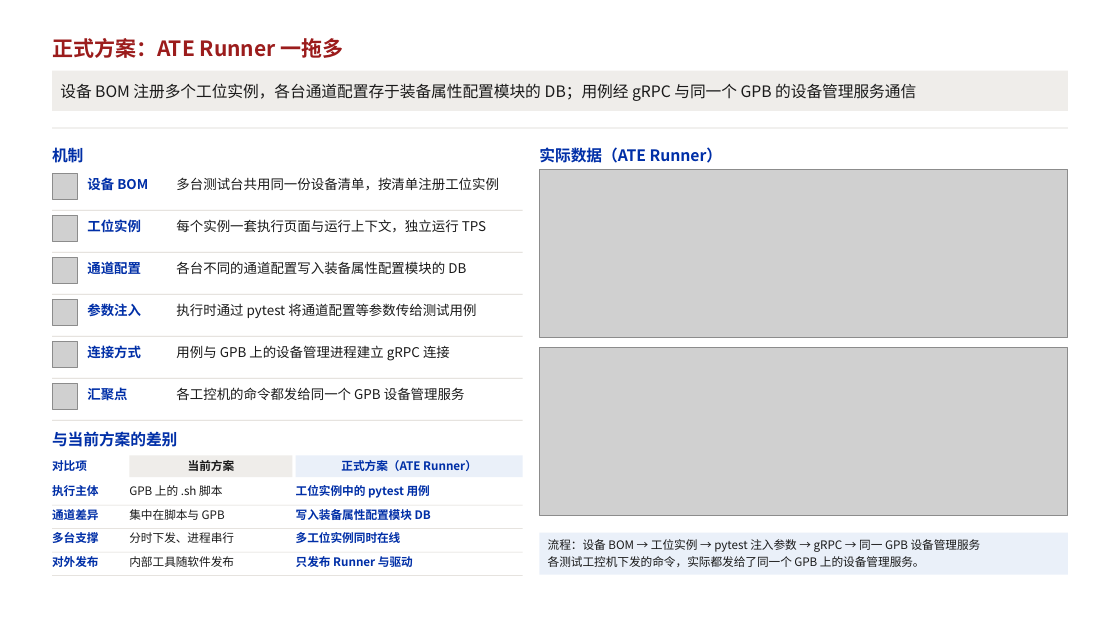
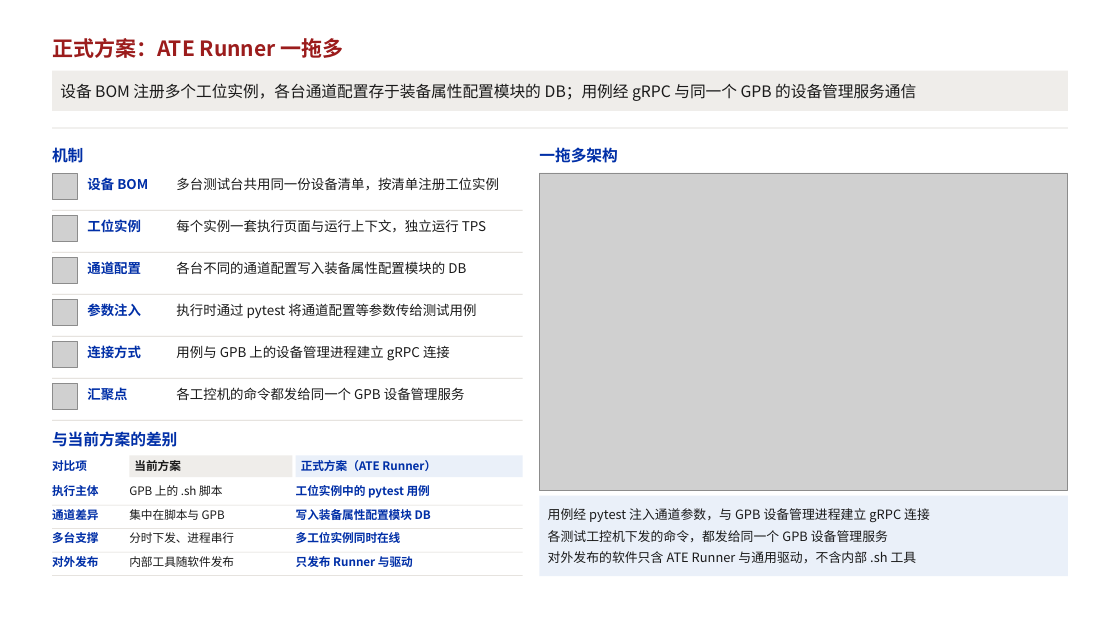
Before and after one commit to KenerlMage/ATEDemo, a slide deck: slide 2 of docs/一拖多设计.pptx. Drawn at 1120x630 pixels with LibreOffice and Linux fonts; fonts in the diff are those of the drawing; grey boxes stand for pictures. Boxes give left, top, right and bottom in pixels: in the first picture for what was removed or moved away, otherwise in the second. Text is boxed around its words. In the diff, an @@ line names an element or a change of style, - is before the commit and + after.

```diff
--- a/docs/一拖多设计.pptx
+++ b/docs/一拖多设计.pptx
@@ text at [539, 147, 617, 163]: text changed @@
-实际数据（ATE Runner）
+一拖多架构
@@ picture: place and size @@
-picture at [539, 170, 1068, 338]
+picture at [539, 173, 1068, 490]
@@ picture removed at [539, 348, 1068, 516] @@
@@ rectangle "当前方案" at [129, 455, 292, 477]: alignment centre to left @@
@@ rectangle "正式方案（ATE Runner）" at [296, 455, 523, 477]: alignment centre to left @@
@@ rectangle "用例经 pytest 注入通道参数，与 GPB 设备管理进程建立 ...": place and size @@
-rectangle "用例经 pytest 注入通道参数，与 GPB 设备管理进程建立 ..." at [539, 533, 1068, 575]
+rectangle "用例经 pytest 注入通道参数，与 GPB 设备管理进程建立 ..." at [539, 496, 1068, 576]
@@ text in rectangle at [548, 508, 930, 563]: text changed; size 10 to 11 pt @@
-流程：设备 BOM → 工位实例 → pytest 注入参数 → gRPC → 同一 GPB 设备管理服务
-各测试工控机下发的命令，实际都发给了同一个 GPB 上的设备管理服务。
+用例经 pytest 注入通道参数，与 GPB 设备管理进程建立 gRPC 连接
+各测试工控机下发的命令，都发给同一个 GPB 设备管理服务
+对外发布的软件只含 ATE Runner 与通用驱动，不含内部 .sh 工具
```
Also in this commit, not shown: 4 other files.
